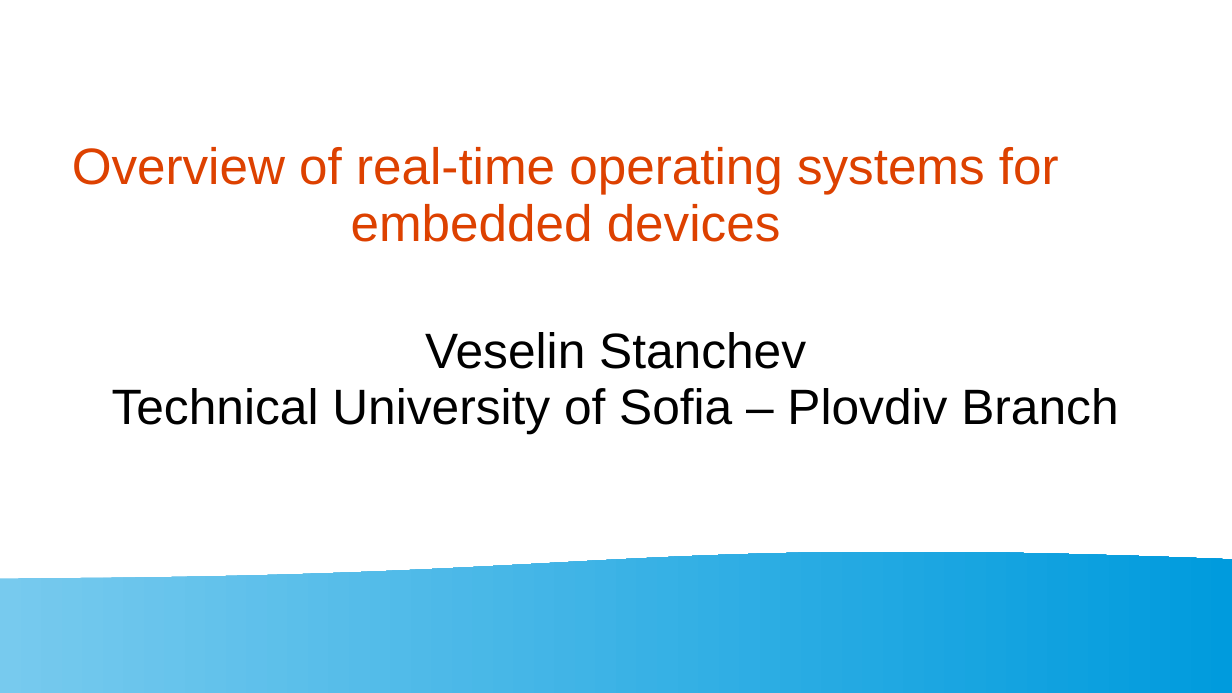
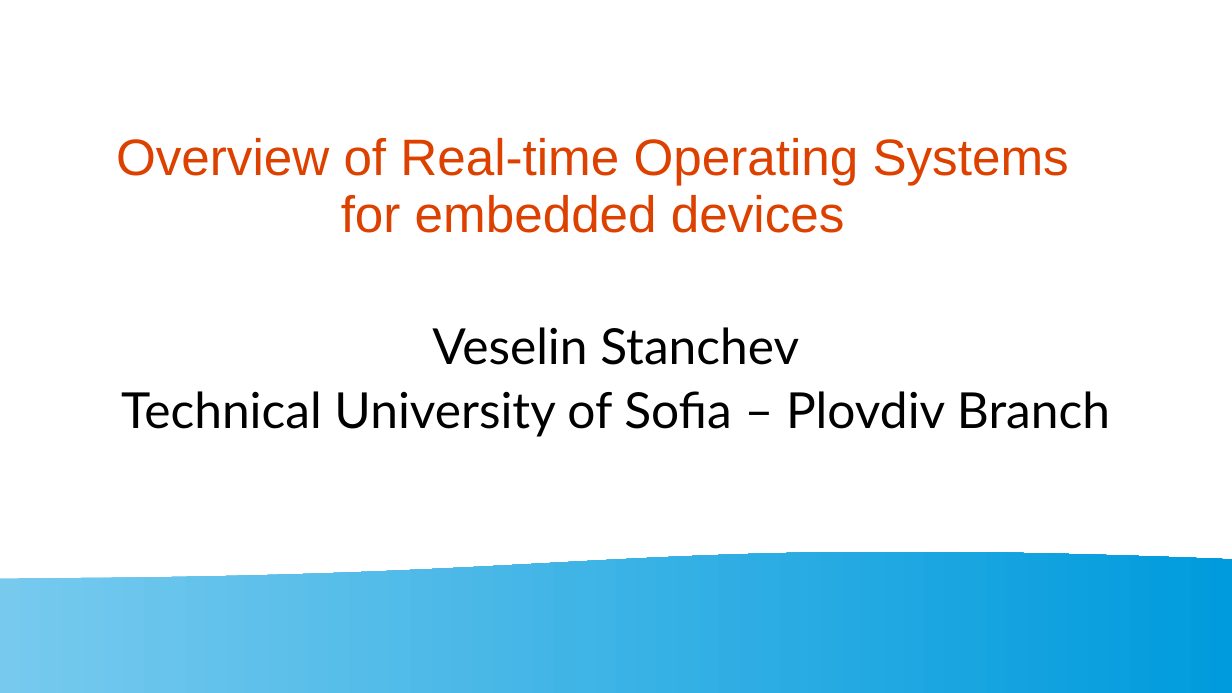
Before and after one commit to vrstanchev/Research-papers, a slide deck: slide 1 of RTOS_Overview_Stanchev.ppt. Drawn at 1232x693 pixels with LibreOffice and Linux fonts; fonts in the diff are those of the drawing. Boxes give left, top, right and bottom in pixels: in the first picture for what was removed or moved away, otherwise in the second. Text is boxed around its words. In the diff, an @@ line names an element or a change of style, - is before the commit and + after.

```diff
--- a/RTOS_Overview_Stanchev.ppt
+++ b/RTOS_Overview_Stanchev.ppt
@@ title at box(116, 138, 1069, 233): text changed @@
-Overview of real-time operating systems for embedded devices
+Overview of Real-time Operating Systems for embedded devices
@@ subtitle "Veselin Stanchev" at box(121, 327, 1110, 437): font Arial to Lato; more space between paragraphs @@
```
Also in this commit, not shown: 9 slides added, 1 slide removed, 5 other files.
